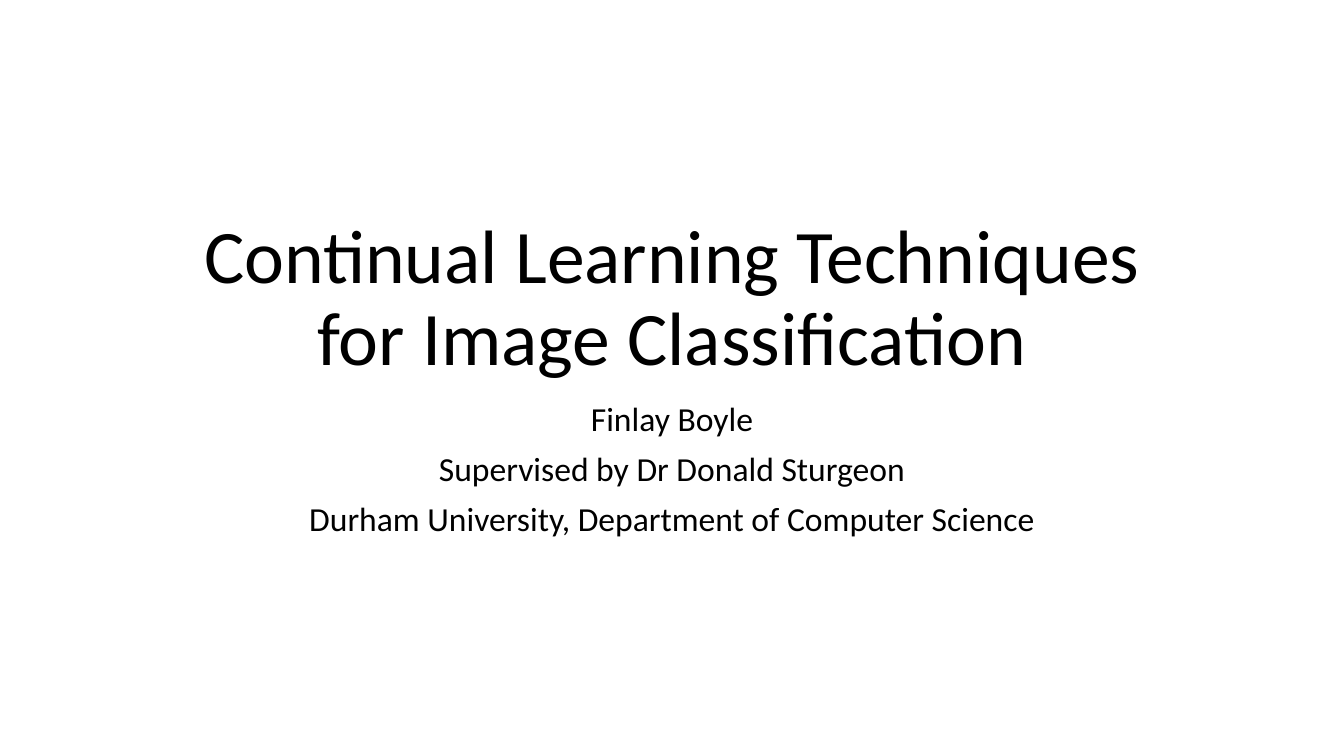
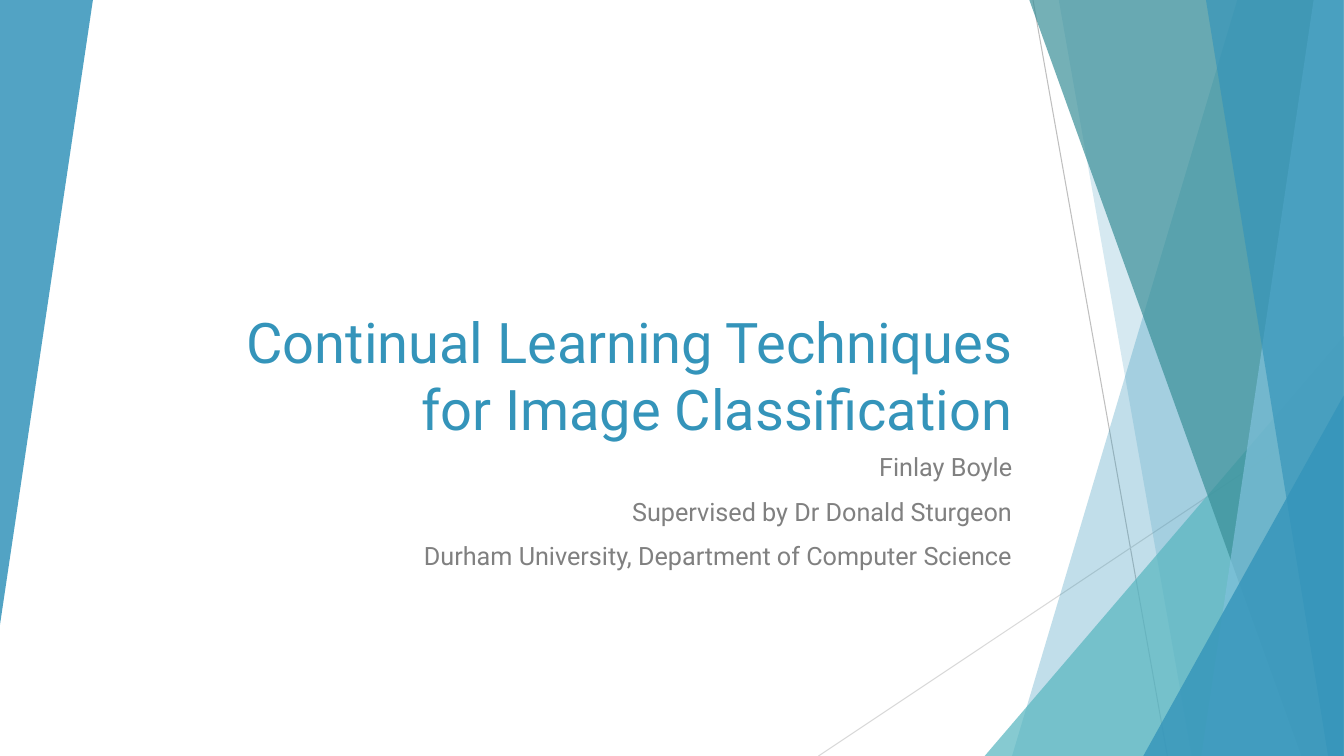
Before and after one commit to fboyle2001/advanced-project, a slide deck: slide 1 of Documents/Project Video/Project Video Presentation.pptx. Drawn at 1344x756 pixels with LibreOffice and Linux fonts; fonts in the diff are those of the drawing. Boxes give left, top, right and bottom in pixels: in the first picture for what was removed or moved away, otherwise in the second. Text is boxed around its words. In the diff, an @@ line names an element or a change of style, - is before the commit and + after.

```diff
--- a/Documents/Project Video/Project Video Presentation.pptx
+++ b/Documents/Project Video/Project Video Presentation.pptx
@@ group added at [0, 0, 1344, 756]: 5 freeform shapes, 3 triangles, 2 lines @@
@@ title "Continual Learning Techniques for Image ...": place and size @@
-title "Continual Learning Techniques for Image ..." at [204, 230, 1139, 378]
+title "Continual Learning Techniques for Image ..." at [247, 321, 1012, 442]
@@ title "Continual Learning Techniques for Image ..." at [247, 321, 1012, 442]: size 54 to 40 pt, font Calibri to Roboto, text colour #000000 to #3494BA; alignment centre to right; line spacing 0.9 to 1 @@
@@ subtitle "Finlay Boyle": place and size @@
-subtitle "Finlay Boyle" at [309, 407, 1035, 537]
+subtitle "Finlay Boyle" at [424, 457, 1012, 571]
@@ subtitle "Finlay Boyle" at [424, 457, 1012, 571]: size 24 to 18 pt, font Calibri to Roboto, text colour #000000 to #808080; alignment centre to right; line spacing 0.9 to 1 @@
```
Also in this commit, not shown: 9 slides added, 1 slide removed, 7 other files.
